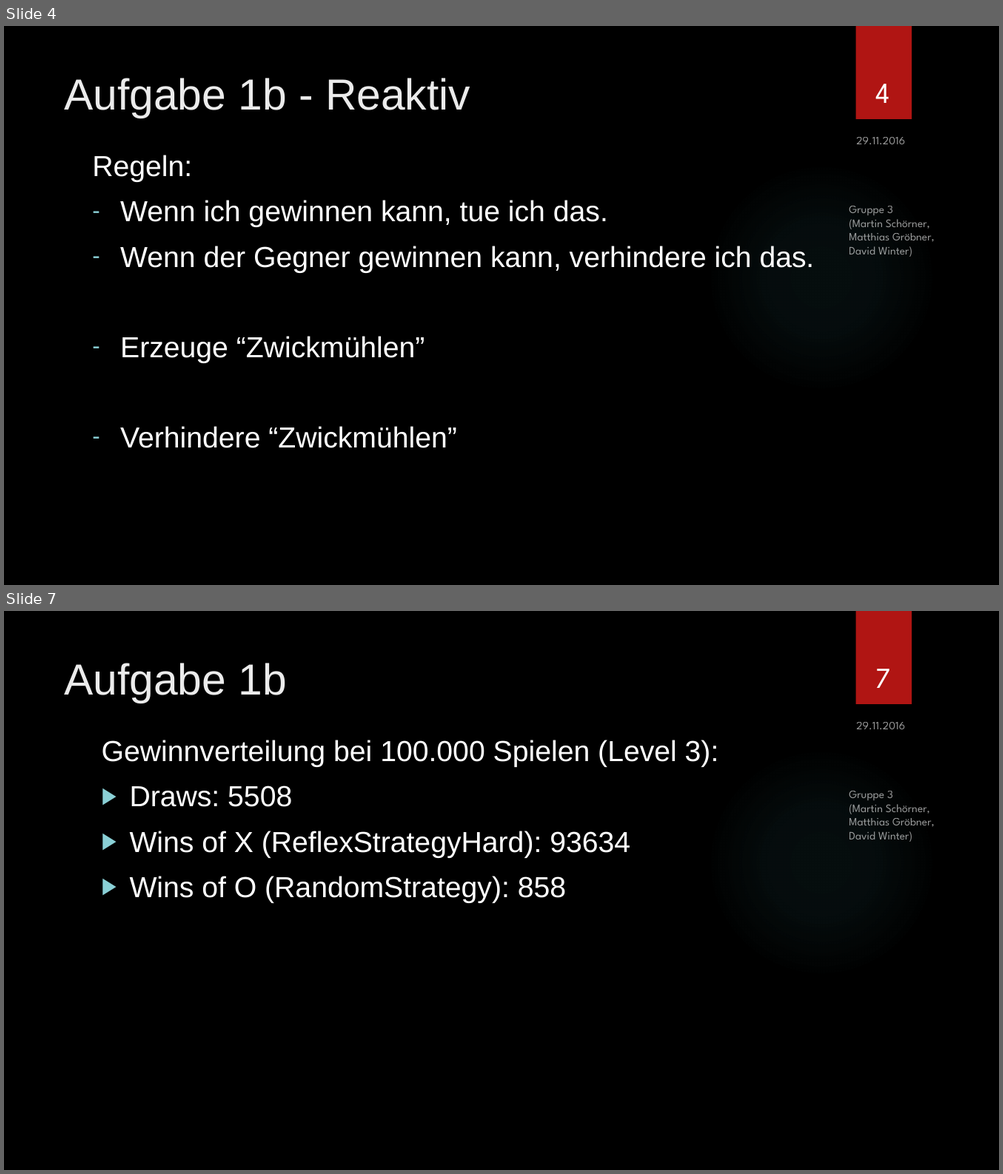
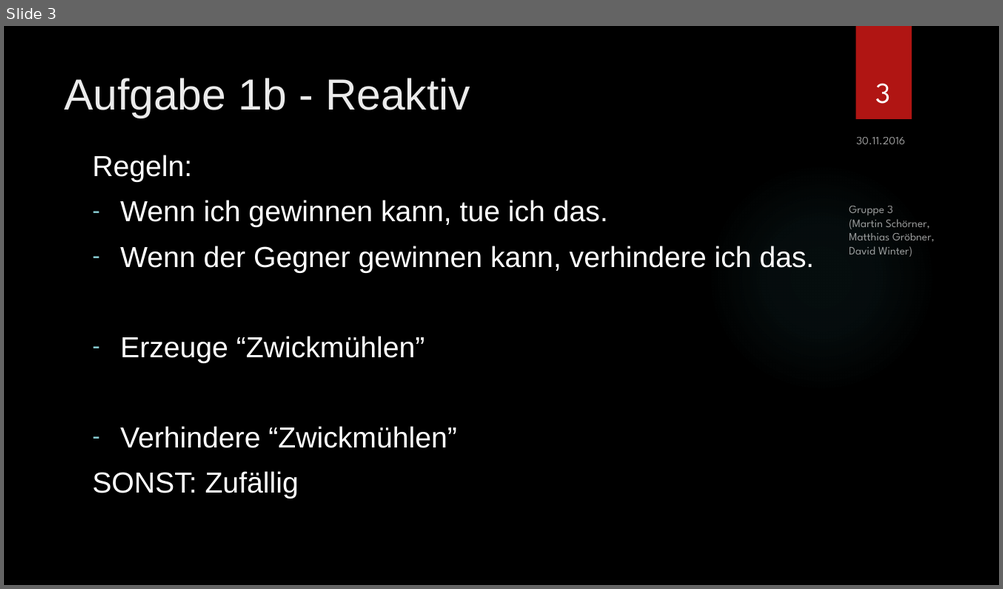
Before and after one commit to SOAS-Uni-Augsburg/ws16-17-group-03, a slide deck: Blatt-06/Präsentation.pptx. Shown one above the other, each under a label of ours: slides 4 and 7 before the commit, slide 3 after it; the slides between them are not shown. The pictures are 1003x1174 and 1003x589 pixels, drawn with LibreOffice and Linux fonts; fonts in the diff are those of the drawing; background and template pictures are left out. Boxes give left, top, right and bottom in pixels: in the first picture for what was removed or moved away, otherwise in the second. Text is boxed around its words. In the diff, an @@ line names an element or a change of style, - is before the commit and + after.

```diff
--- a/Blatt-06/Präsentation.pptx
+++ b/Blatt-06/Präsentation.pptx
@@ slide 7 removed at bbox=[4, 611, 999, 1170], background picture (left out); not listed: 2 template elements that a slide beside it also shows @@
@@ title removed at bbox=[64, 663, 287, 703] @@
-Aufgabe 1b
@@ page number removed at bbox=[875, 669, 890, 688] @@
-7
@@ text removed at bbox=[102, 740, 719, 903] @@
-Gewinnverteilung bei 100.000 Spielen (Level 3):
-▶ Draws: 5508
-▶ Wins of X (ReflexStrategyHard): 93634
-▶ Wins of O (RandomStrategy): 858
@@ text removed at bbox=[856, 722, 905, 729] @@
-29.11.2016
@@ text removed at bbox=[848, 791, 934, 842] @@
-Gruppe 3
-(Martin Schörner,
-Matthias Gröbner,
-David Winter)
@@ what was slide 4 is now slide 3 @@
@@ slide 3 changed as well @@
@@ page number at bbox=[875, 83, 890, 104]: text changed @@
-4
+3
@@ text at bbox=[856, 137, 905, 144]: text changed @@
-29.11.2016
+30.11.2016
@@ text at bbox=[92, 471, 299, 499]: paragraph added @@
+SONST: Zufällig
```
Also in this commit, not shown: 5 other slides changed, 12 slides added, 1 other slide removed, 9 other files.
